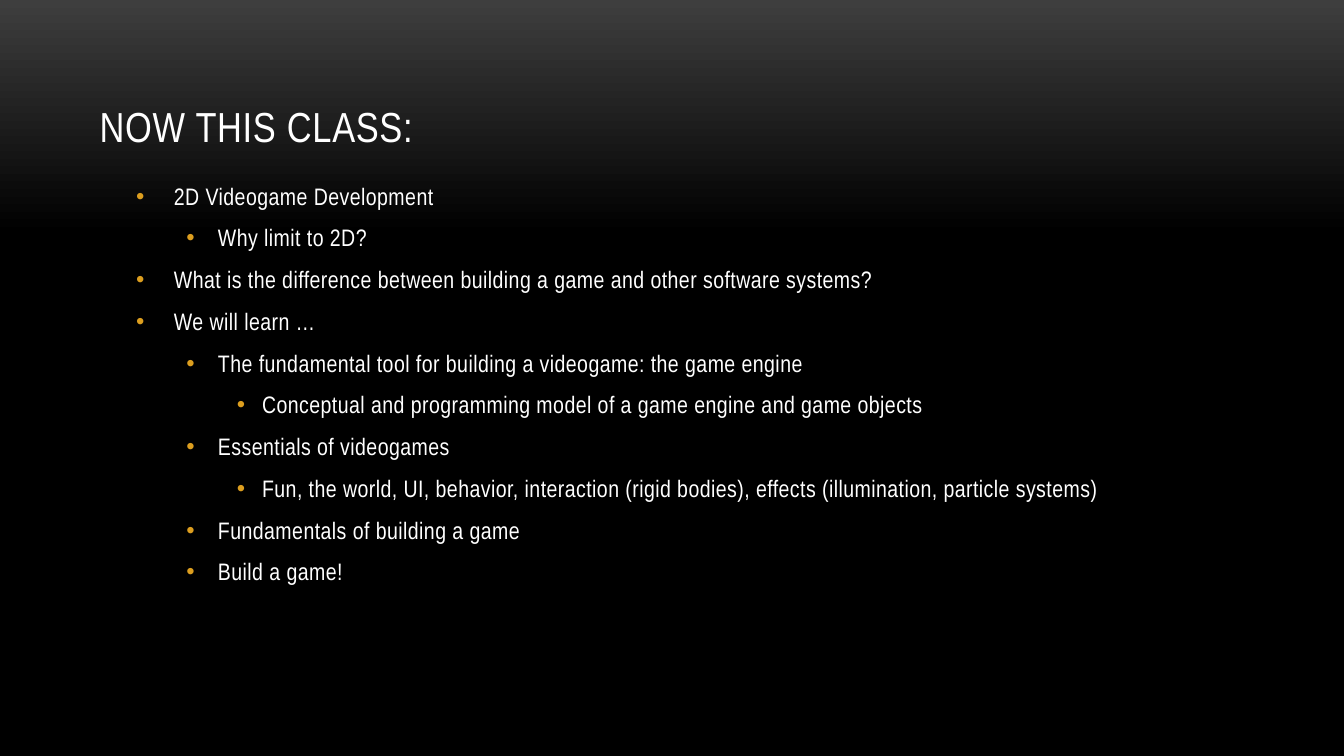
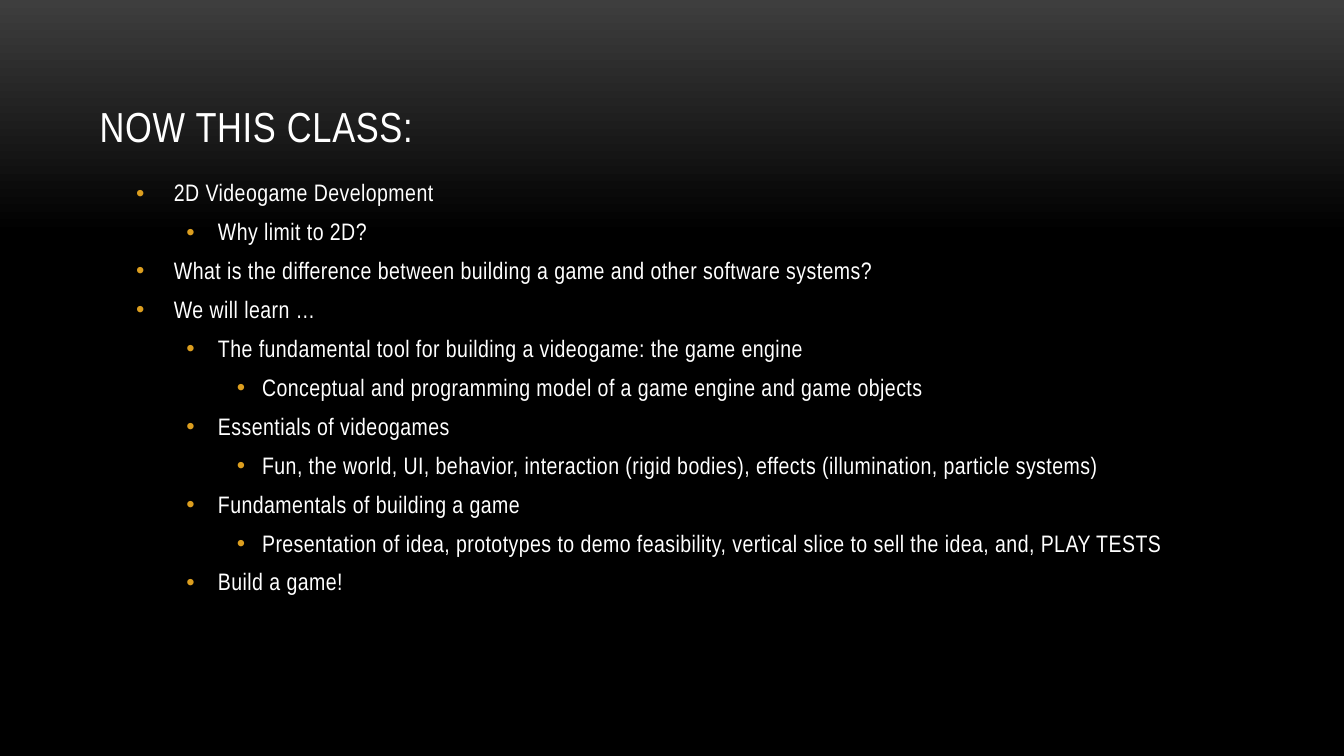
Before and after one commit to myuwbclasses/IntroGameDevelopment, a slide deck: slide 12 of PPT/Intro.pptx (slide 11 before the commit). Drawn at 1344x756 pixels with LibreOffice and Linux fonts; fonts in the diff are those of the drawing; background and template pictures are left out. Boxes give left, top, right and bottom in pixels: in the first picture for what was removed or moved away, otherwise in the second. Text is boxed around its words. In the diff, an @@ line names an element or a change of style, - is before the commit and + after.

```diff
--- a/PPT/Intro.pptx
+++ b/PPT/Intro.pptx
@@ text at (174,183,1097,595): line spacing 1 to 0.9 @@
@@ text at (262,534,1161,557): paragraph added @@
+    • Presentation of idea, prototypes to demo feasibility, vertical slice to sell the idea, and, PLAY TESTS
```
Also in this commit, not shown: 8 other slides changed, 1 slide added, 2 other files.
